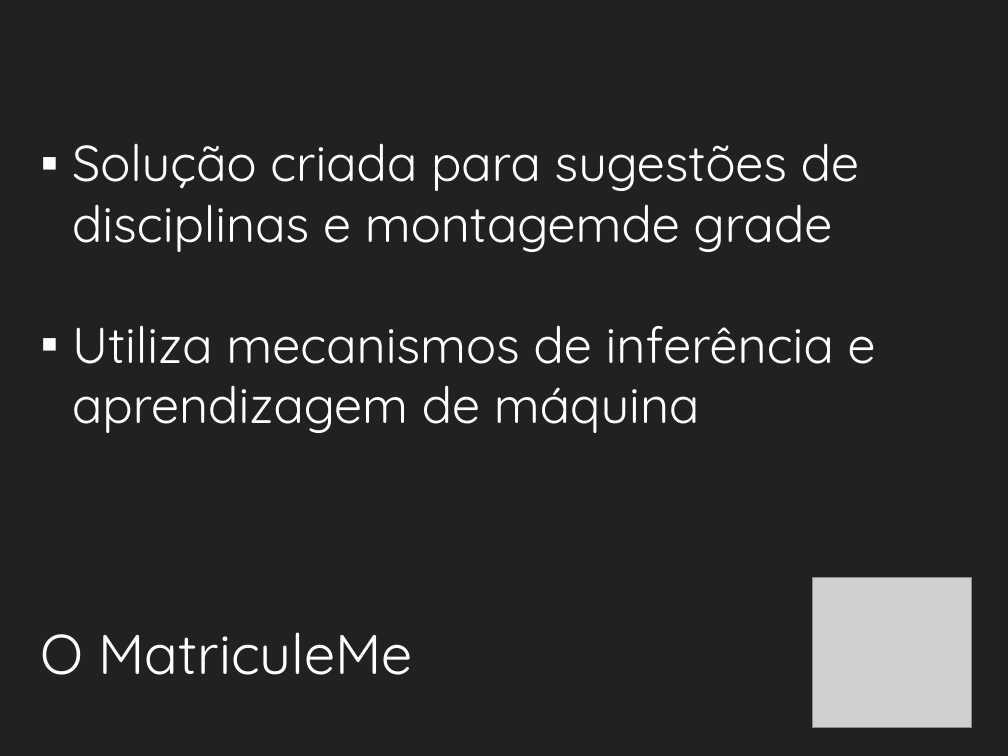
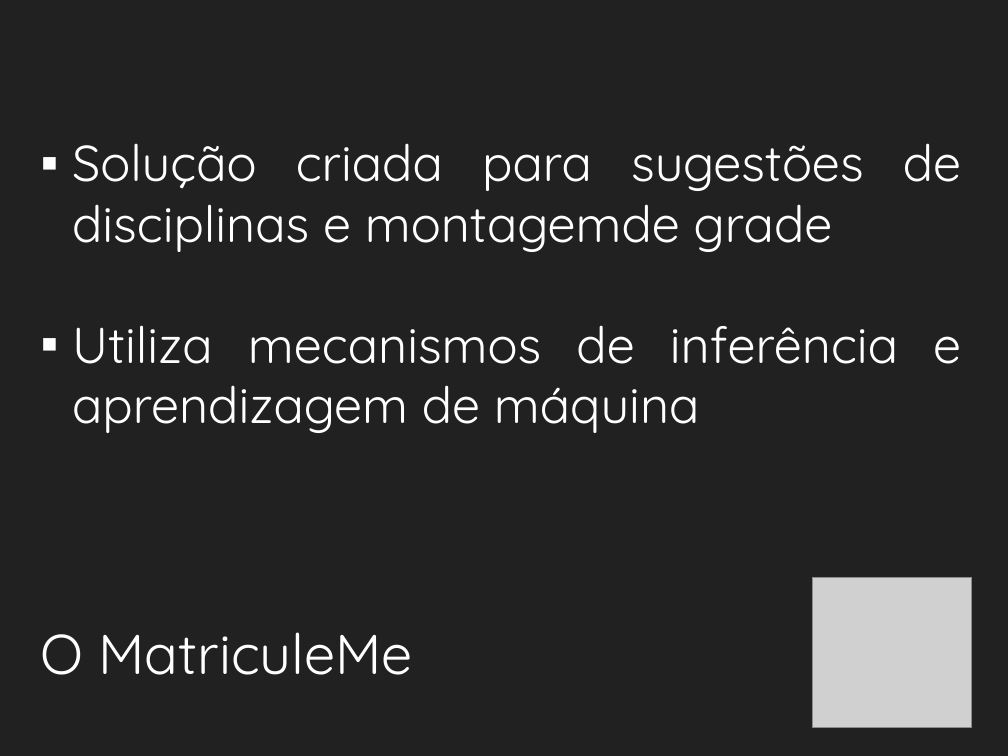
Before and after one commit to ovflowd/matriculeMe, a slide deck: slide 2 of Artefatos/ApresentaçãoFinal.pptx. Drawn at 1008x756 pixels with LibreOffice and Linux fonts; fonts in the diff are those of the drawing; grey boxes stand for pictures; background and template pictures are left out. Boxes give left, top, right and bottom in pixels: in the first picture for what was removed or moved away, otherwise in the second. Text is boxed around its words. In the diff, an @@ line names an element or a change of style, - is before the commit and + after.

```diff
--- a/Artefatos/ApresentaçãoFinal.pptx
+++ b/Artefatos/ApresentaçãoFinal.pptx
@@ text "Solução criada para sugestões de ..." at [72, 143, 961, 433]: alignment left to justified @@
```
Also in this commit, not shown: 21 other slides changed, 9 slides added.
